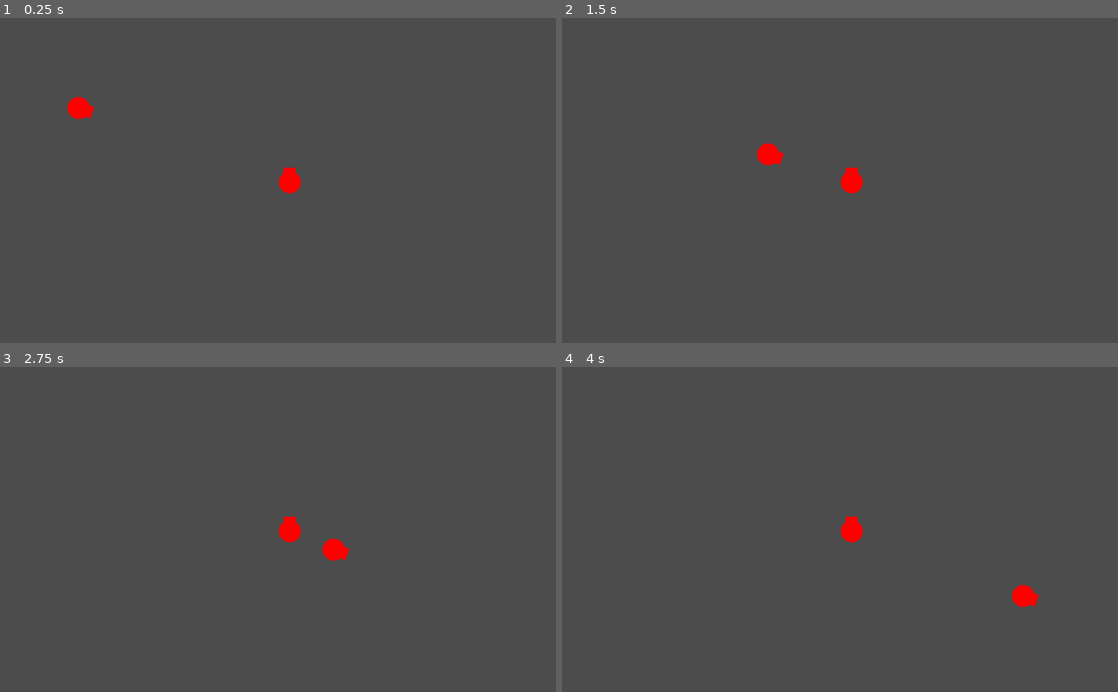
Above: before the commit, frames 1-4 (two rows, left to right).
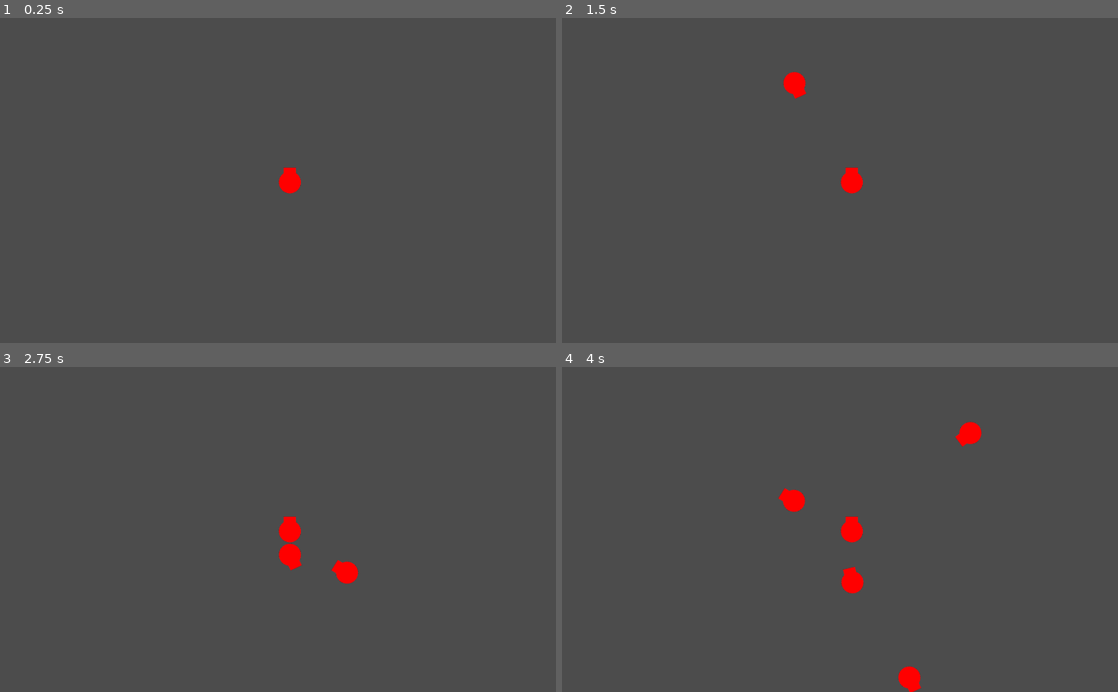
Above: after the commit, the same moments.

Repository: the-g-force/FamJam-March2021
Game: Godot game, scene res://src/Game.tscn
Two runs of this game, one before a commit and one after it. Both use one fixed random seed, a clock stepped at 60 frames per second and the inputs below. This scene is started directly instead of the project's main scene.
Inputs (mouse positions are in pixels of both pictures, inside the frame that each line leads up to):
- Up to frame 1 (0.25 s): no input
- Up to frame 2 (1.5 s): move the mouse to (667, 118) at 0.52 s; click (667, 118) at 0.67 s; move the mouse to (728, 196) at 1.27 s; click (728, 196) at 1.42 s
- Up to frame 3 (2.75 s): move the mouse to (333, 458) at 2.02 s; click (333, 458) at 2.17 s
- Up to frame 4 (4 s): move the mouse to (812, 594) at 2.77 s; click (812, 594) at 2.92 s; move the mouse to (1006, 578) at 3.52 s; click (1006, 578) at 3.67 s

The runs differ from the first frame. In frame 1, 0.3% of the frame differs, in the area x 12-17%, y 24-32%; in frame 2, 0.5%; in frame 3, 0.8%; in frame 4, 1.2%, in the area x 38-86%, y 16-100%.

Commit message:
Add enemy generator

Diff:
--- a/project/src/Enemy.gd
+++ b/project/src/Enemy.gd
@@ -29,3 +29,7 @@
 		var e := event as InputEventMouseButton
 		if e.pressed:
 			emit_signal("selected")
+
+
+func _on_VisibilityNotifier2D_screen_exited():
+	queue_free()
--- a/project/src/Enemy.tscn
+++ b/project/src/Enemy.tscn
@@ -14,4 +14,7 @@
 
 [node name="CollisionShape2D" type="CollisionShape2D" parent="."]
 shape = SubResource( 1 )
+
+[node name="VisibilityNotifier2D" type="VisibilityNotifier2D" parent="."]
 [connection signal="input_event" from="." to="." method="_on_Enemy_input_event"]
+[connection signal="screen_exited" from="VisibilityNotifier2D" to="." method="_on_VisibilityNotifier2D_screen_exited"]
--- /dev/null
+++ b/project/src/EnemyGenerator.gd
@@ -0,0 +1,18 @@
+extends Node2D
+
+signal spawn_enemy(enemy)
+
+const _ENEMY := preload("res://src/Enemy.tscn")
+
+onready var _enemy_spawn_point := $Path2D/EnemySpawnPoint
+
+
+func _on_Timer_timeout()->void:
+	_spawn_enemy()
+
+
+func _spawn_enemy()->void:
+	var enemy := _ENEMY.instance()
+	_enemy_spawn_point.unit_offset = rand_range(0,1)
+	enemy.position = _enemy_spawn_point.get_global_transform().origin
+	emit_signal("spawn_enemy", enemy)
--- /dev/null
+++ b/project/src/EnemyGenerator.tscn
@@ -0,0 +1,23 @@
+[gd_scene load_steps=3 format=2]
+
+[ext_resource path="res://src/EnemyGenerator.gd" type="Script" id=1]
+
+[sub_resource type="Curve2D" id=1]
+_data = {
+"points": PoolVector2Array( 0, 0, 0, 0, 0, -300, 0, 0, 0, 0, 80, -292, 0, 0, 0, 0, 152, -260, 0, 0, 0, 0, 216, -212, 0, 0, 0, 0, 264, -148, 0, 0, 0, 0, 288, -76, 0, 0, 0, 0, 304, 4, 0, 0, 0, 0, 288, 76, 0, 0, 0, 0, 264, 148, 0, 0, 0, 0, 216, 212, 0, 0, 0, 0, 152, 260, 0, 0, 0, 0, 80, 292, 0, 0, 0, 0, 0, 300, 0, 0, 0, 0, -80, 292, 0, 0, 0, 0, -152, 260, 0, 0, 0, 0, -216, 212, 0, 0, 0, 0, -264, 148, 0, 0, 0, 0, -288, 76, 0, 0, 0, 0, -304, -4, 0, 0, 0, 0, -288, -76, 0, 0, 0, 0, -264, -148, 0, 0, 0, 0, -216, -212, 0, 0, 0, 0, -152, -260, 0, 0, 0, 0, -80, -292, 0, 0, 0, 0, 0, -300 )
+}
+
+[node name="EnemyGenerator" type="Node2D"]
+position = Vector2( 512, 300 )
+script = ExtResource( 1 )
+
+[node name="Path2D" type="Path2D" parent="."]
+curve = SubResource( 1 )
+
+[node name="EnemySpawnPoint" type="PathFollow2D" parent="Path2D"]
+position = Vector2( 0, -300 )
+rotation = 0.0996772
+
+[node name="Timer" type="Timer" parent="."]
+autostart = true
+[connection signal="timeout" from="Timer" to="." method="_on_Timer_timeout"]
--- a/project/src/Game.gd
+++ b/project/src/Game.gd
@@ -7,7 +7,6 @@
 func _ready():
 	var enemy := preload("res://src/Enemy.tscn").instance()
 	enemy.position = Vector2(100,150)
-	_add_enemy(enemy)
 
 
 func _add_enemy(enemy:Enemy)->void:
@@ -17,3 +16,7 @@
 
 func _on_Enemy_selected(enemy:Enemy)->void:
 	_turret.target = enemy
+
+
+func _on_EnemyGenerator_spawn_enemy(enemy:Enemy)->void:
+	_add_enemy(enemy)
--- a/project/src/Game.tscn
+++ b/project/src/Game.tscn
@@ -1,6 +1,7 @@
-[gd_scene load_steps=3 format=2]
+[gd_scene load_steps=4 format=2]
 
 [ext_resource path="res://src/Turret.tscn" type="PackedScene" id=1]
+[ext_resource path="res://src/EnemyGenerator.tscn" type="PackedScene" id=2]
 [ext_resource path="res://src/Game.gd" type="Script" id=3]
 
 [node name="Game" type="Node2D"]
@@ -10,3 +11,6 @@
 position = Vector2( 534, 304 )
 
 [node name="Enemies" type="Node" parent="."]
+
+[node name="EnemyGenerator" parent="." instance=ExtResource( 2 )]
+[connection signal="spawn_enemy" from="EnemyGenerator" to="." method="_on_EnemyGenerator_spawn_enemy"]
